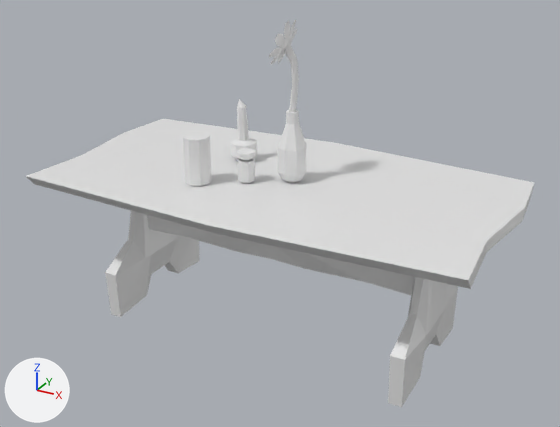
The Blender file Model3D/Modelos/mesa.blend as it was, and as the next commit left it.
One viewpoint serves both versions: a camera (50 mm lens) standing at (8.92, -16.17, 11.64) and looking at (0.17, -0.27, 3.69). The axes (+X, +Y, +Z) are drawn at lower left. The lights are the same throughout.

The first picture shows 'Mesa', 'Objetos'.
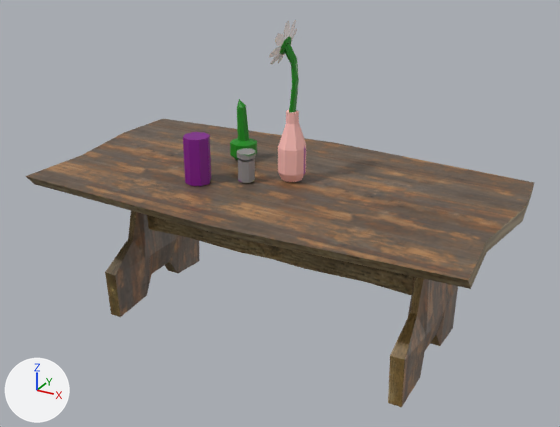
What differs and where, as boxes (x1, y1, x2, y2) in the pictures (560 x 427 px):
'Objetos', recoloured: (183, 22, 306, 186) in both
part 1 of me_cube, added (brown): after (105, 211, 199, 317)
part 2 of me_cube, added (brown): after (26, 119, 334, 259)
part 3 of me_cube, recoloured (white to brown): (208, 143, 534, 407) in both

What changed in the scene script:
```text
Add img_mesa_difusse:
    img_mesa_difusse = load_image('Mesa_Difusse', '../Texturas/Mesa_Difusse.png', 512, 512, 'sRGB')
Add mat_mesa_difusse:
    mat_mesa_difusse = principled_material('Mesa_Difusse')
    mat_mesa_difusse.texture = img_mesa_difusse
Change me_cube:
    used by ob_mesa; location = (0.0, 0.0, 0.0)
    remove me_cube.from_pydata(...)  # 68 vertices, 58 faces; spans x 0.0..5.91, y -3.28..3.28, z 0.3..4.52
    add me_cube.from_pydata(...)  # 124 vertices, 116 faces; spans x -5.91..5.91, y -3.28..3.28, z 0.3..4.52
    me_cube part 1: the loose piece of 36 vertices spanning x 3.87..4.41, y -2.0..2.01, z 0.3..4.23 is copied, and the copy is mirrored in x about the mesh origin, in mat_mesa_difusse (picture img_mesa_difusse); it spans x -4.41..-3.87, y -2.0..2.01, z 0.3..4.23
    me_cube part 2
    20 vertices are added at x -5.91..-0.89, y -2.99..2.83, z 2.38..4.52
    24 new faces join them
    me_cube part 3: 58 faces spanning x 0.0..5.91, y -3.28..3.28, z 0.3..4.52 switch from mat_material (white #e7e7e7) to mat_mesa_difusse (picture img_mesa_difusse)
Change me_cylinder:
    where me_cylinder.from_pydata(...)  # 241 vertices, 201 faces; spans x -1.98..0.72, y -1.55..1.14, z 4.55..8.53
    add me_cylinder.materials.append(mat_mesa_difusse)  # picture img_mesa_difusse
Change ob_mesa:
    remove _m = ob_mesa.modifiers.new('Mirror', 'MIRROR')
    remove _m.use_clip = True
```
